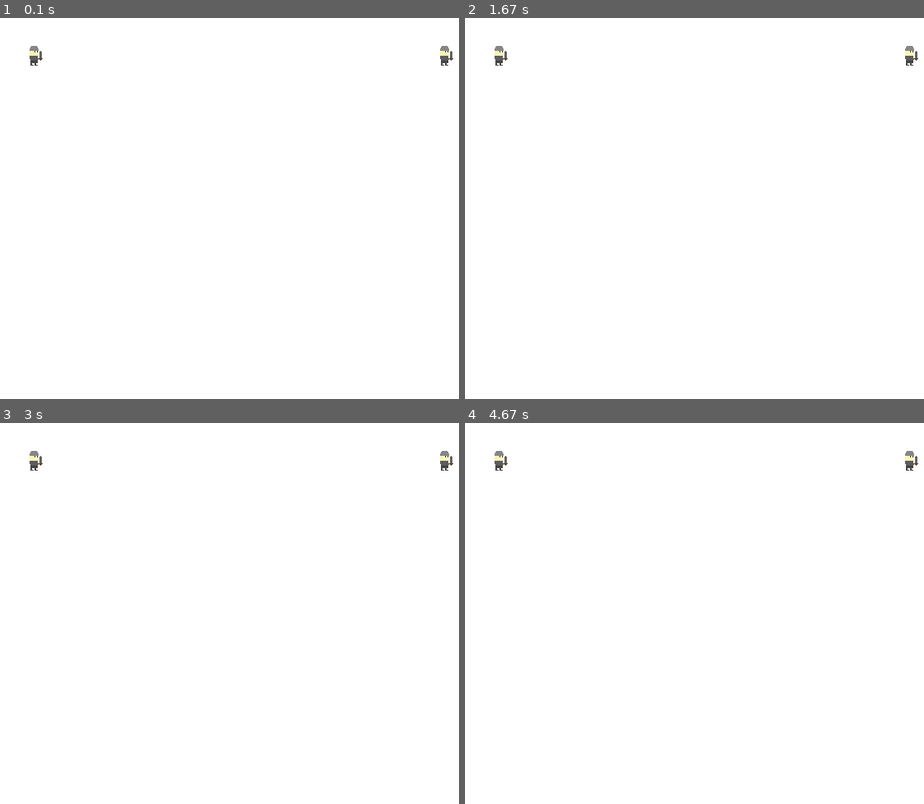
Above: before the commit, frames 1-4 (two rows, left to right).
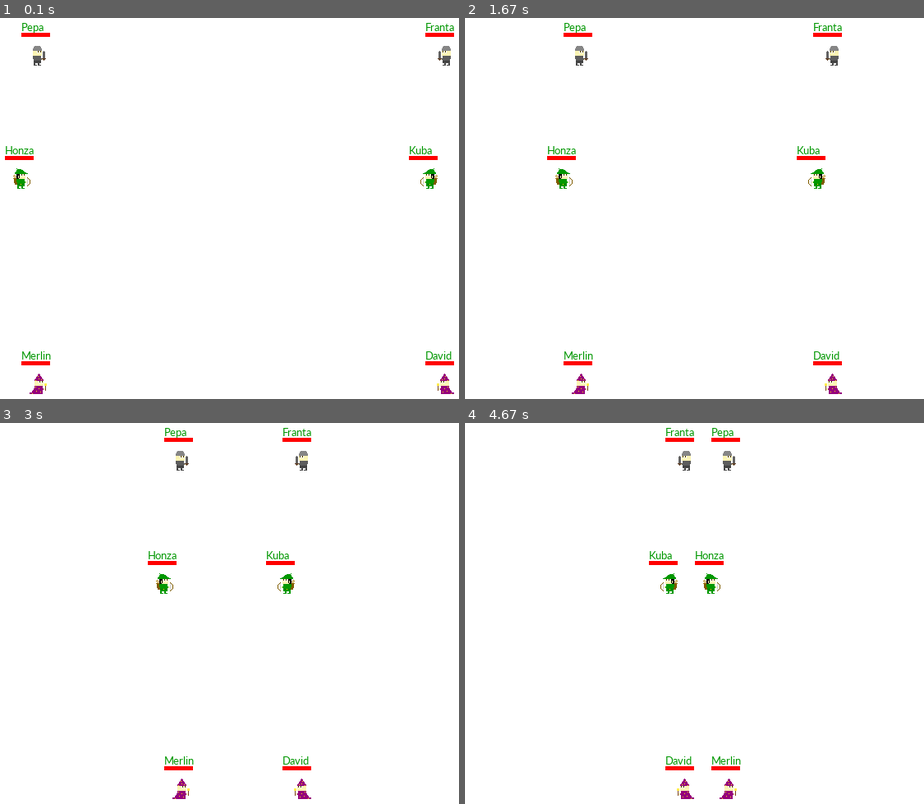
Above: after the commit, the same moments.

Repository: telingerj/pva_1.I_2
Game: pygame game, started from 08_dedicnost/rpg.py
Two runs of this game, one before a commit and one after it. Both use one fixed random seed, a clock stepped at 60 frames per second and the inputs below.
Inputs:
- Up to frame 1 (0.1 s): no input
- Up to frame 2 (1.67 s): no input
- Up to frame 3 (3 s): no input
- Up to frame 4 (4.67 s): no input

The runs differ from the first frame. In frame 1, 1.3% of the frame differs, in the area x 1-99%, y 1-99%; in frame 2, 1.6%, in the area x 6-99%, y 1-99%; in frame 3, 1.6%; in frame 4, 1.6%.

Commit message:
update lesson 08

Diff:
--- a/08_dedicnost/rpg.py
+++ b/08_dedicnost/rpg.py
@@ -3,6 +3,7 @@
 import pygame
 
 pygame.init()
+pygame.font.init()
 
 class Armada:
     def __init__(self, jmeno, barva):
@@ -20,14 +21,16 @@
 
 
 class Postava:
-    def __init__(self, jmeno, zivoty, pozice, textura_leva, textura_prava):
+    def __init__(self, jmeno, zivoty, pozice, textura_leva, textura_prava, font):
         self.jmeno = jmeno
         self.zivoty = zivoty
+        self.max_zivoty = zivoty
         self.armada = None
         self.pozice = pozice
         self.textura_leva = textura_leva
         self.textura_prava = textura_prava
         self.otoceni = True
+        self.jmeno_textura = font.render(self.jmeno, True, (0, 150, 0))
 
 
     def pridej_armadu(self, armada):
@@ -52,10 +55,35 @@
         else:
             screen.blit(self.textura_leva, self.pozice)
 
+        pomer_zivotu = self.zivoty / self.max_zivoty
+        pygame.draw.rect(screen, (100, 100, 100),
+                         (self.pozice[0] - 10, self.pozice[1] - 15, 35, 5))
+        pygame.draw.rect(screen, (255, 0, 0),
+                         (self.pozice[0] - 10, self.pozice[1] - 15, 35 * pomer_zivotu, 5))
+
+        screen.blit(self.jmeno_textura, (self.pozice[0] - 10, self.pozice[1] - 30))
+
+
+    def pohyb(self):
+        if self.otoceni:
+            self.pozice = (self.pozice[0] + 1, self.pozice[1])
+        else:
+            self.pozice = (self.pozice[0] - 1, self.pozice[1])
+
+        if self.pozice[0] <= 0 and not self.otoceni:
+            self.otoc()
+        elif self.pozice[0] >= 800 - self.textura_leva.get_size()[0] and self.otoceni:
+            self.otoc()
+
+
+    def otoc(self):
+        self.otoceni = not self.otoceni
+
+
 
 class Bojovnik(Postava):
-    def __init__(self, jmeno, zivoty, pozice, textura_leva, textura_prava, poskozeni):
-        super().__init__(jmeno, zivoty, pozice, textura_leva, textura_prava)
+    def __init__(self, jmeno, zivoty, pozice, textura_leva, textura_prava, poskozeni, font):
+        super().__init__(jmeno, zivoty, pozice, textura_leva, textura_prava, font)
         self.poskozeni = poskozeni
 
 
@@ -65,8 +93,8 @@
 
 
 class Lucistnik(Bojovnik):
-    def __init__(self, jmeno, zivoty, pozice, textura_leva, textura_prava, poskozeni, pocet_sipu):
-        super().__init__(jmeno, zivoty, pozice, textura_leva, textura_prava, poskozeni)
+    def __init__(self, jmeno, zivoty, pozice, textura_leva, textura_prava, poskozeni, pocet_sipu, font):
+        super().__init__(jmeno, zivoty, pozice, textura_leva, textura_prava, poskozeni, font)
         self.pocet_sipu = pocet_sipu
 
 
@@ -87,8 +115,8 @@
 
 
 class Sermir(Bojovnik):
-    def __init__(self, jmeno, zivoty, pozice, textura_leva, textura_prava, poskozeni, ucinnost_stitu):
-        super().__init__(jmeno, zivoty, pozice, textura_leva, textura_prava, poskozeni)
+    def __init__(self, jmeno, zivoty, pozice, textura_leva, textura_prava, poskozeni, ucinnost_stitu, font):
+        super().__init__(jmeno, zivoty, pozice, textura_leva, textura_prava, poskozeni, font)
         self.ucinnost_stitu = ucinnost_stitu
 
 
@@ -108,8 +136,8 @@
 
 
 class Kouzelnik(Postava):
-    def __init__(self, jmeno, zivoty, pozice, textura_leva, textura_prava, vyleceni):
-        super().__init__(jmeno, zivoty, pozice, textura_leva, textura_prava)
+    def __init__(self, jmeno, zivoty, pozice, textura_leva, textura_prava, vyleceni, font):
+        super().__init__(jmeno, zivoty, pozice, textura_leva, textura_prava, font)
         self.vyleceni = vyleceni
 
 
@@ -127,6 +155,7 @@
         self.clock = pygame.time.Clock()
         self.running = True
         self.textury = []
+        self.jmeno_postavy_font = pygame.font.SysFont("Calibri", 15)
         self.nacti_textury()
         self.vytvor_postavy()
 
@@ -142,12 +171,32 @@
         self.armada1 = Armada("hodni", (0, 0, 255))
         self.armada2 = Armada("zli", (255, 0, 0))
 
-        self.s1 = Sermir("Pepa", 100, (100, 100), self.textury[4], self.textury[5], 10, 5)
-        self.s2 = Sermir("Franta", 100, (600, 100), self.textury[4], self.textury[5], 10, 5)
-
-        self.armada1.pridej_postavu(self.s1)
-        self.armada2.pridej_postavu(self.s2)
-
+        s1 = Sermir("Pepa", 100, (100, 100), self.textury[4], self.textury[5], 10, 5, self.jmeno_postavy_font)
+        l1 = Lucistnik("Honza", 80, (80, 250), self.textury[0], self.textury[1], 5, 10, self.jmeno_postavy_font)
+        k1 = Kouzelnik("Merlin", 50, (100, 500), self.textury[2], self.textury[3], 10, self.jmeno_postavy_font)
+
+
+        s2 = Sermir("Franta", 100, (600, 100), self.textury[4], self.textury[5], 10, 5, self.jmeno_postavy_font)
+        l2 = Lucistnik("Kuba", 80, (580, 250), self.textury[0], self.textury[1], 5, 10, self.jmeno_postavy_font)
+        k2 = Kouzelnik("David", 50, (600, 500), self.textury[2], self.textury[3], 10, self.jmeno_postavy_font)
+
+        self.armada1.pridej_postavu(s1)
+        self.armada1.pridej_postavu(l1)
+        self.armada1.pridej_postavu(k1)
+
+        self.armada2.pridej_postavu(s2)
+        self.armada2.pridej_postavu(l2)
+        self.armada2.pridej_postavu(k2)
+
+        for postava in self.armada2.postavy:
+            postava.otoc()
+
+
+    def vykresli(self):
+        for armada in [self.armada1, self.armada2]:
+            for postava in armada.postavy:
+                postava.vykresli(self.screen)
+                postava.pohyb()
 
 
     def loop(self):
@@ -157,9 +206,8 @@
                     self.running = False
 
             self.screen.fill((255, 255, 255))
+            self.vykresli()
             self.clock.tick(60)
-            self.s1.vykresli(self.screen)
-            self.s2.vykresli(self.screen)
             pygame.display.flip()
 
 game = Game()
